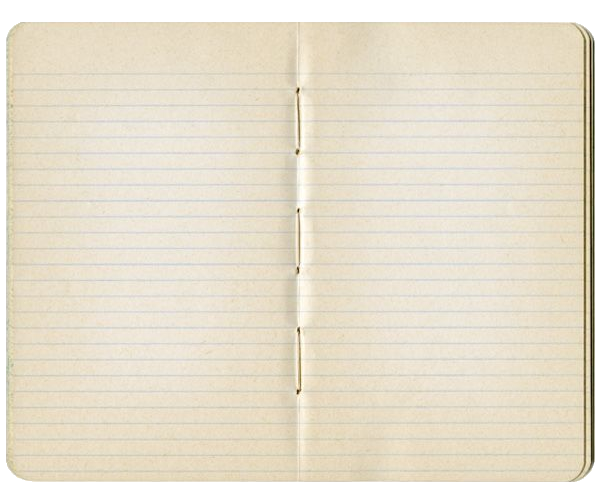
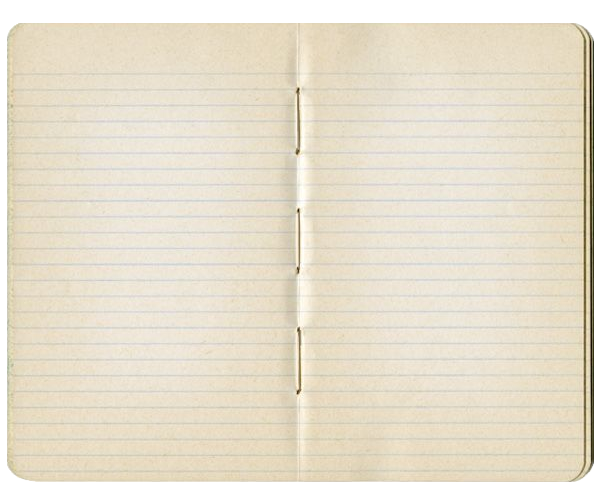
Before/after of a 600x500 layered artwork. What changed in the layer stack:
pixels changed over [left=6, top=22, right=595, bottom=482] (layer not identified)
